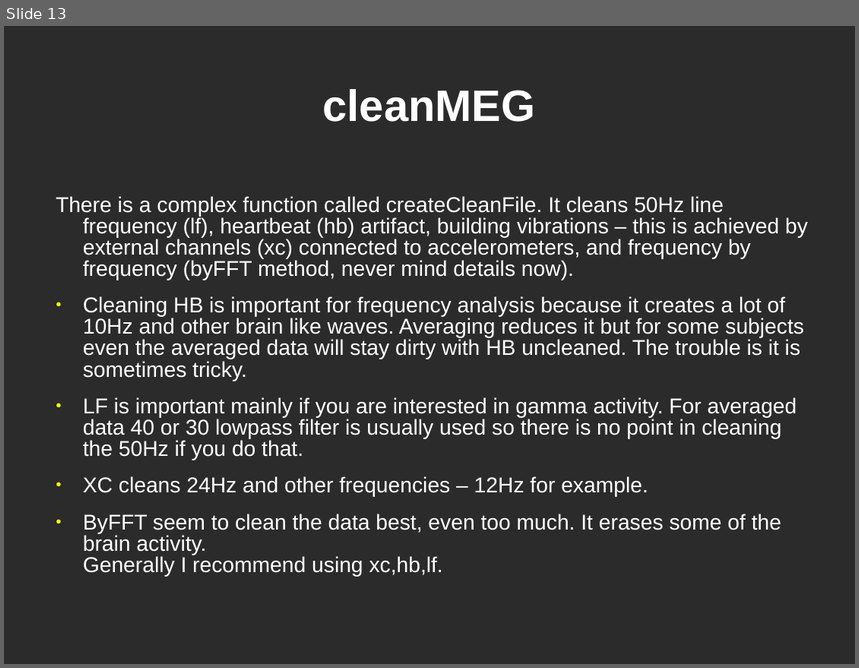
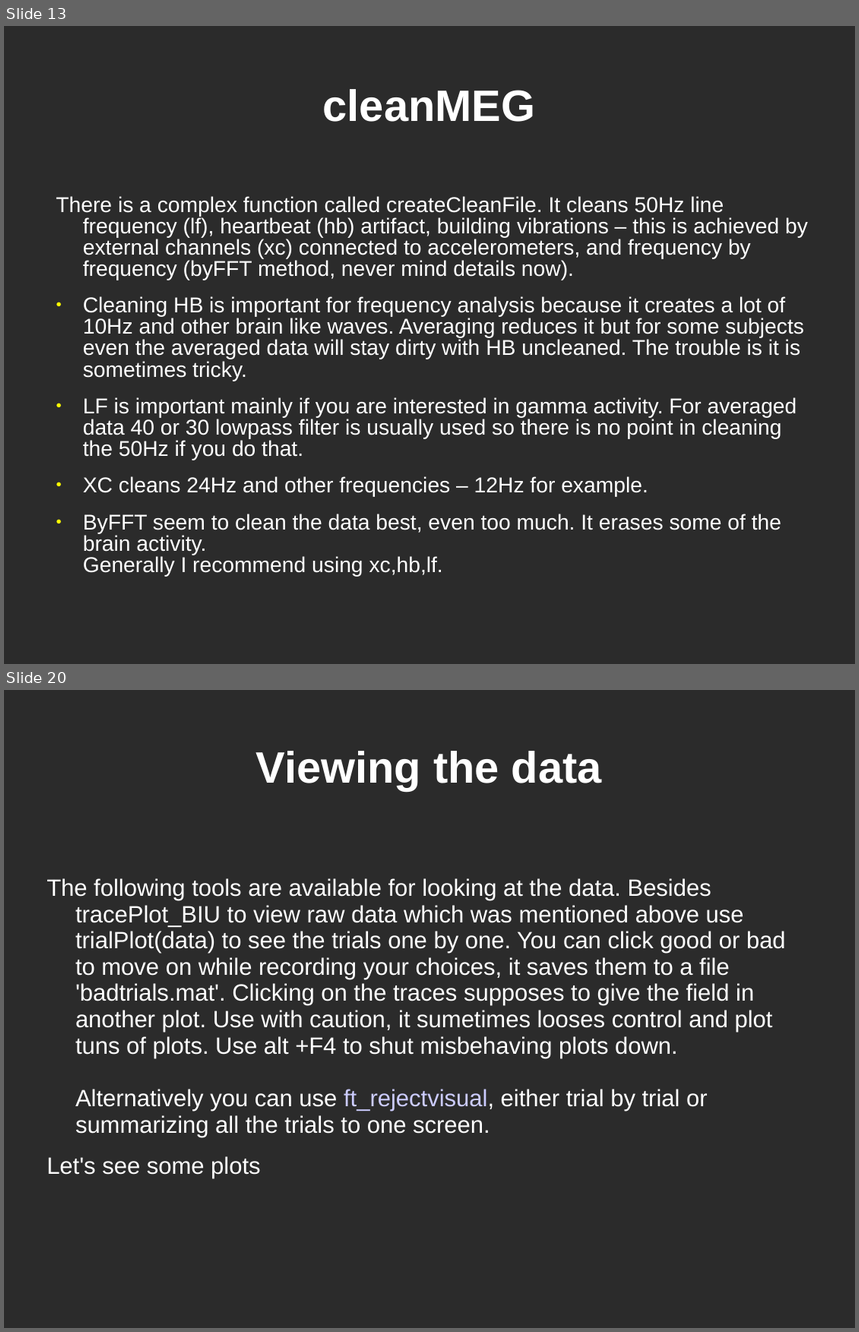
Before and after one commit to yuval-harpaz/work-drafts, a slide deck: docs/Tutorial4Begginers.ppt. Shown one above the other, each under a label of ours: slide 13 before the commit, slides 13 and 20 after it; the slides between them are not shown. The pictures are 859x668 and 859x1332 pixels, drawn with LibreOffice and Linux fonts; fonts in the diff are those of the drawing; background and template pictures are left out; a plain dark background stands for a picture behind light text. Boxes give left, top, right and bottom in pixels: in the first picture for what was removed or moved away, otherwise in the second. Text is boxed around its words. In the diff, an @@ line names an element or a change of style, - is before the commit and + after.

```diff
--- a/docs/Tutorial4Begginers.ppt
+++ b/docs/Tutorial4Begginers.ppt
@@ slide 20 added at box(4, 690, 855, 1328), background picture (left out) @@
@@ title added at box(256, 751, 602, 791), 41 pt, text #FFFFFF, bold @@
+Viewing the data
@@ text added at box(47, 878, 786, 1179), 22 pt, text #FFFFFF @@
+The following tools are available for looking at the data. Besides tracePlot_BIU to view raw data which was mentioned above use trialPlot(data) to see the trials one by one. You can click good or bad to move on while recording your choices, it saves them to a file 'badtrials.mat'. Clicking on the traces supposes to give the field in another plot. Use with caution, it sumetimes looses control and plot tuns of plots. Use alt +F4 to shut misbehaving plots down.
+Alternatively you can use ft_rejectvisual, either trial by trial or summarizing all the trials to one screen.
+Let's see some plots
```
Also in this commit, not shown: 7 slides changed, 8 other slides added.
